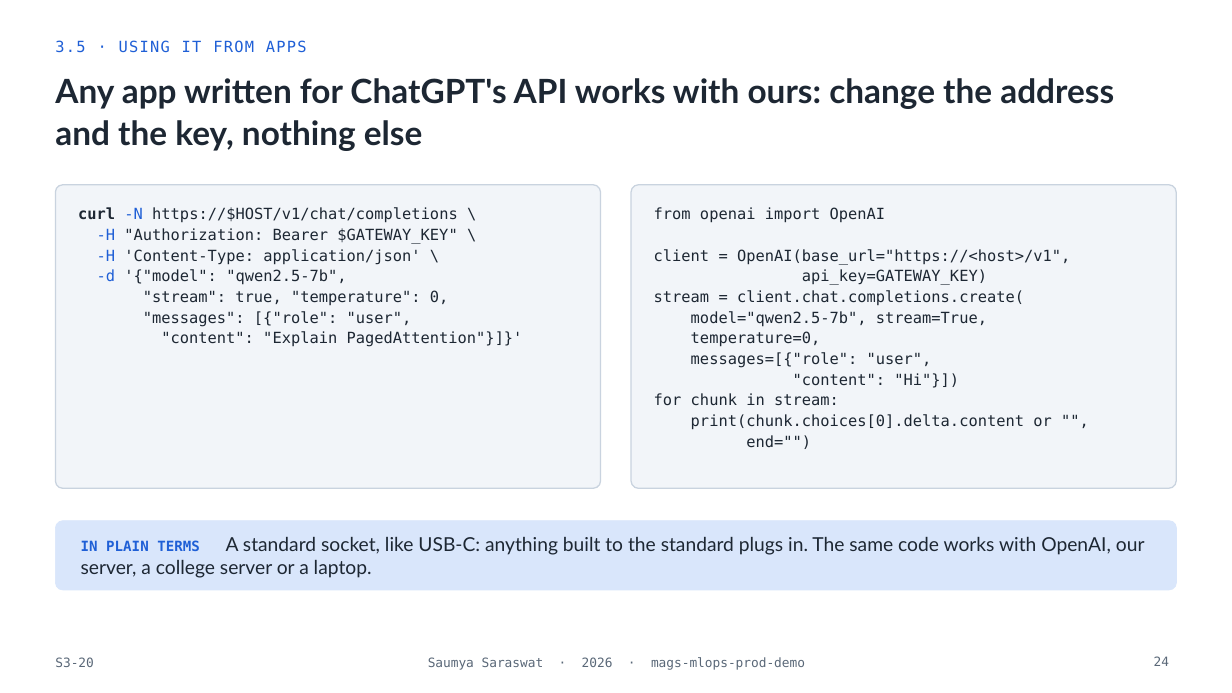
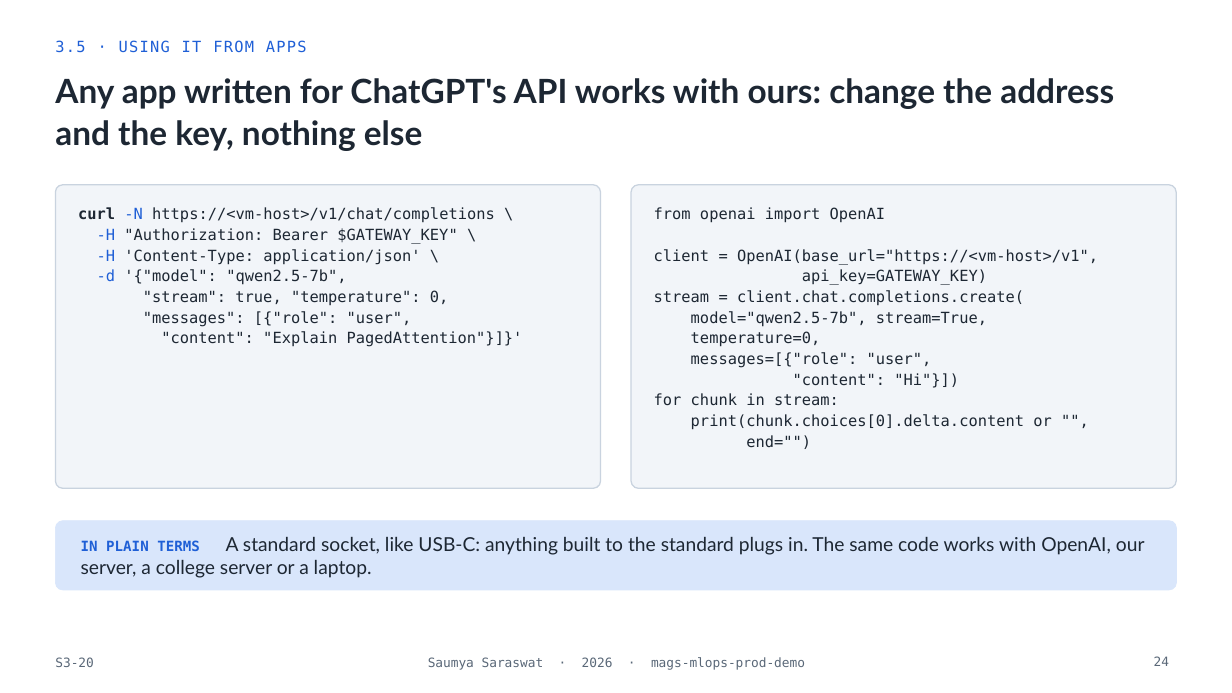
Before and after one commit to MagmaCubes1133/mags-mlops-prod-demo, a slide deck: slide 24 of docs/slides/From-Model-Weights-to-Production-Endpoints_Saumya-Saraswat.pptx. Drawn at 1232x693 pixels with LibreOffice and Linux fonts; fonts in the diff are those of the drawing; background and template pictures are left out. Boxes give left, top, right and bottom in pixels: in the first picture for what was removed or moved away, otherwise in the second. Text is boxed around its words. In the diff, an @@ line names an element or a change of style, - is before the commit and + after.

```diff
--- a/docs/slides/From-Model-Weights-to-Production-Endpoints_Saumya-Saraswat.pptx
+++ b/docs/slides/From-Model-Weights-to-Production-Endpoints_Saumya-Saraswat.pptx
@@ text in rounded rectangle at (78,207,495,222): text changed @@
-curl -N https://$HOST/v1/chat/completions \
+curl -N https://<vm-host>/v1/chat/completions \
@@ text in rounded rectangle at (654,249,1098,265): text changed @@
-client = OpenAI(base_url="https://<host>/v1",
+client = OpenAI(base_url="https://<vm-host>/v1",
```
Also in this commit, not shown: 9 other slides changed.
